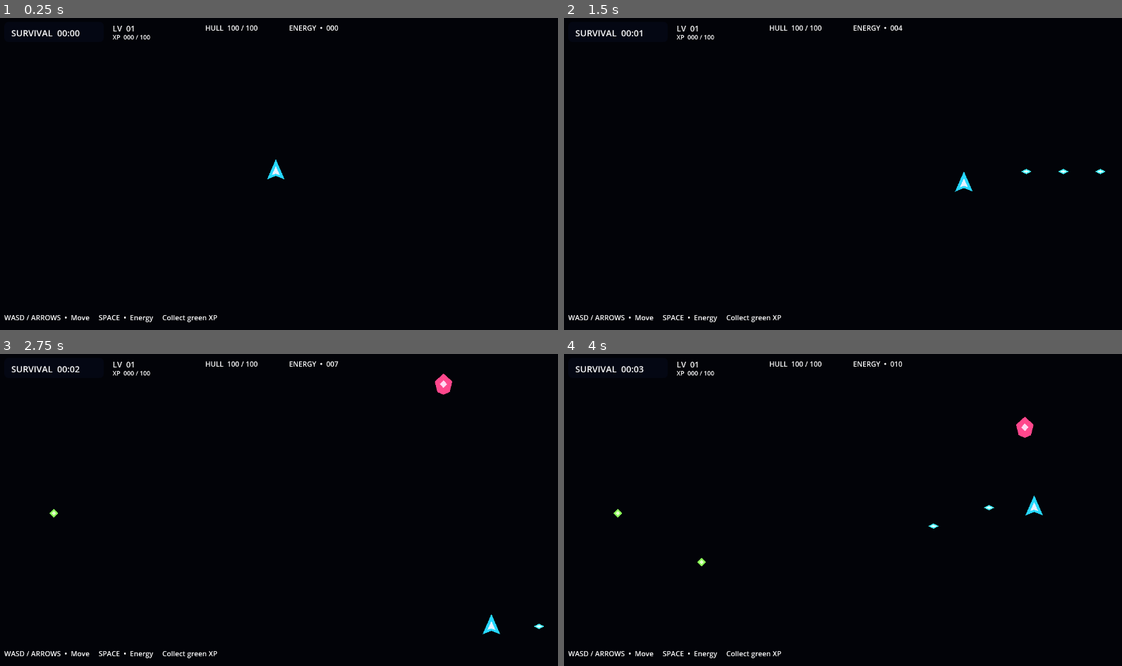
Above: before the commit, frames 1-4 (two rows, left to right).
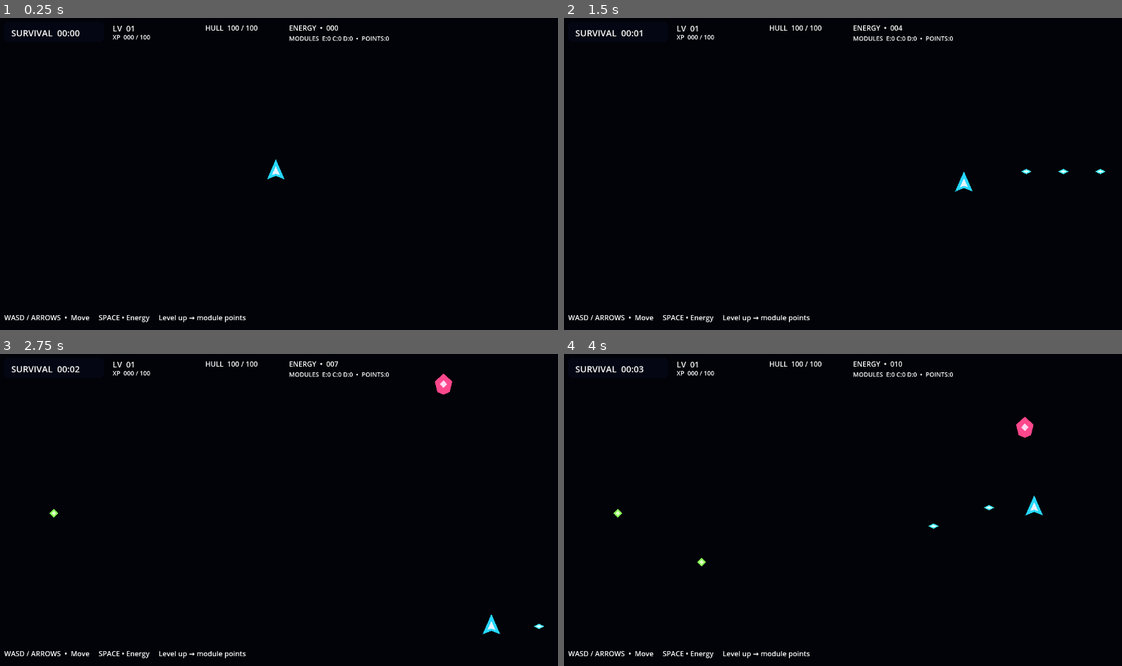
Above: after the commit, the same moments.

Repository: indianequipments092-commits/NEO-GAME-
Game: Godot game, scene res://scenes/main.tscn
Same seed, same stepped clock (60 frames per second), same inputs: the game is played once before the commit and once after it.
Inputs:
- Up to frame 1 (0.25 s): no input
- Up to frame 2 (1.5 s): tap Enter at 0.5 s; hold D (move_right) 0.53-1.28 s; hold Space (fire) 0.53-1.28 s; hold S (move_down) from 1.28 s (still down); tap Space (fire) at 1.35 s
- Up to frame 3 (2.75 s): release S (move_down) at 2.03 s; hold D (move_right) from 2.03 s (still down); hold Space (fire) from 2.03 s (still down)
- Up to frame 4 (4 s): release D (move_right) at 2.78 s; release Space (fire) at 2.78 s; hold W (move_up) 2.78-3.53 s; tap Space (fire) at 2.85 s; hold A (move_left) from 3.53 s (still down); hold Space (fire) from 3.53 s (still down)

The runs differ from the first frame. In frame 1, 0.4% of the frame differs, in the area x 21-70%, y 5-98%; in frame 2, 0.4%; in frame 3, 0.4%; in frame 4, 0.4%.

Commit message:
Phase 6: update HUD for modules and drone

Diff:
--- a/scenes/main.tscn
+++ b/scenes/main.tscn
@@ -95,12 +95,20 @@
 theme_override_font_sizes/font_size = 16
 text = "ENERGY  •  000"
 
+[node name="ModuleLabel" type="Label" parent="HUD"]
+offset_left = 670.0
+offset_top = 48.0
+offset_right = 1030.0
+offset_bottom = 72.0
+theme_override_font_sizes/font_size = 14
+text = "MODULES  E:0 C:0 D:0  •  POINTS:0"
+
 [node name="BossLabel" type="Label" parent="HUD"]
-offset_left = 500.0
-offset_top = 78.0
-offset_right = 780.0
-offset_bottom = 108.0
-theme_override_font_sizes/font_size = 20
+offset_left = 1000.0
+offset_top = 22.0
+offset_right = 1250.0
+offset_bottom = 48.0
+theme_override_font_sizes/font_size = 16
 text = "BOSS ENCOUNTER"
 visible = false
 
@@ -117,7 +125,7 @@
 [node name="Hint" type="Label" parent="HUD"]
 offset_left = 24.0
 offset_top = 680.0
-offset_right = 900.0
+offset_right = 1000.0
 offset_bottom = 710.0
 theme_override_font_sizes/font_size = 16
-text = "WASD / ARROWS  •  Move     SPACE  •  Energy     Collect green XP"
+text = "WASD / ARROWS  •  Move     SPACE • Energy     Level up → module points"
